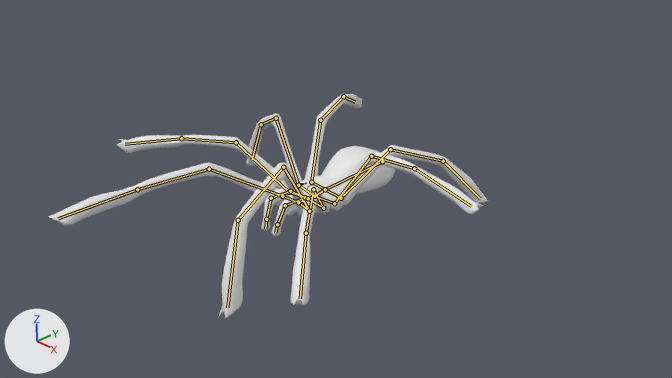
Renders of the Blender file FricaDeGaze/Assets/spider.blend from each side of a commit.
One viewpoint serves both versions: the file's camera 'Camera'. The axes (+X, +Y, +Z) are drawn at lower left. The lights are the same throughout. Both versions are drawn at frame 18 of the action 'SpiderAction'; the numbers are the values there. The bones that bend it are drawn over the model as lines.

The first picture shows 'trnt_body'.
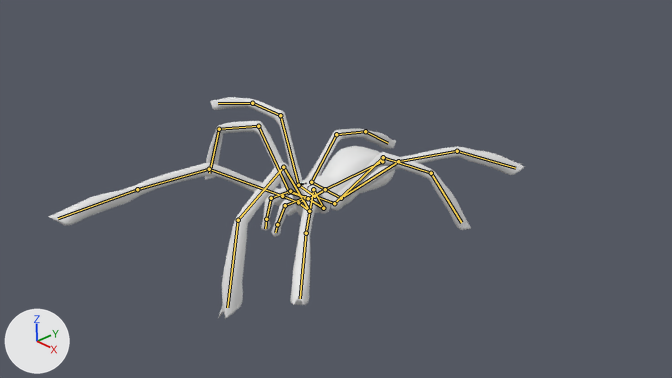
Scene script edits in JSON lines:
```json
{"block": "bone_llegupper1", "where": "bone_llegupper1 = bpy.data.objects['Spider'].pose.bones['LLegUpper1']  # child of 'LLegBase1'"}
{"op": "set", "path": "bone_llegupper1.rotation_quaternion", "old": "(1.0, 0.0, 0.0, 0.0)", "new": "(0.971, -0.102, -0.208, -0.059)", "note": "degrees (0, 0, 0) -> degrees (-11, -25, -5)"}
{"block": "bone_llegmiddle1", "where": "bone_llegmiddle1 = bpy.data.objects['Spider'].pose.bones['LLegMiddle1']  # child of 'LLegUpper1'"}
{"op": "set", "path": "bone_llegmiddle1.rotation_quaternion", "old": "(1.0, 0.0, 0.0, 0.0)", "new": "(0.935, 0.303, 0.107, 0.153)", "note": "degrees (0, 0, 0) -> degrees (37, 6, 21)"}
{"block": "bone_lleglower1", "where": "bone_lleglower1 = bpy.data.objects['Spider'].pose.bones['LLegLower1']  # child of 'LLegMiddle1'"}
{"op": "set", "path": "bone_lleglower1.rotation_quaternion", "old": "(1.0, 0.0, 0.0, 0.0)", "new": "(0.996, 0.004, -0.086, 0.017)", "note": "degrees (0, 0, 0) -> degrees (0, -10, 2)"}
{"block": "bone_rlegupper1", "where": "bone_rlegupper1 = bpy.data.objects['Spider'].pose.bones['RLegUpper1']  # child of 'RLegBase1'"}
{"op": "set", "path": "bone_rlegupper1.rotation_quaternion", "old": "(0.995, 0.085, -0.054, 0.004)", "new": "(0.978, -0.112, -0.1, -0.147)", "note": "degrees (10, -6, 0) -> degrees (-11, -13, -16)"}
{"block": "bone_rlegmiddle1", "where": "bone_rlegmiddle1 = bpy.data.objects['Spider'].pose.bones['RLegMiddle1']  # child of 'RLegUpper1'"}
{"op": "set", "path": "bone_rlegmiddle1.rotation_quaternion", "old": "(0.992, 0.111, 0.049, -0.017)", "new": "(0.987, 0.157, -0.008, -0.032)", "note": "degrees (13, 6, -1) -> degrees (18, 0, -4)"}
{"block": "bone_rleglower1", "where": "bone_rleglower1 = bpy.data.objects['Spider'].pose.bones['RLegLower1']  # child of 'RLegMiddle1'"}
{"op": "set", "path": "bone_rleglower1.rotation_quaternion", "old": "(0.999, 0.032, 0.006, 0.015)", "new": "(0.99, 0.111, -0.014, -0.091)", "note": "degrees (4, 1, 2) -> degrees (13, 0, -11)"}
{"block": "bone_llegupper2", "where": "bone_llegupper2 = bpy.data.objects['Spider'].pose.bones['LLegUpper2']  # child of 'LLegBase2'"}
{"op": "set", "path": "bone_llegupper2.rotation_quaternion", "old": "(1.0, 0.019, -0.002, 0.0)", "new": "(0.984, -0.056, 0.155, 0.069)", "note": "degrees (2, 0, 0) -> degrees (-5, 18, 7)"}
{"block": "bone_llegmiddle2", "where": "bone_llegmiddle2 = bpy.data.objects['Spider'].pose.bones['LLegMiddle2']  # child of 'LLegUpper2'"}
{"op": "set", "path": "bone_llegmiddle2.rotation_quaternion", "old": "(0.975, 0.212, 0.036, -0.046)", "new": "(0.992, 0.121, -0.02, 0.018)", "note": "degrees (24, 5, -4) -> degrees (14, -2, 2)"}
{"block": "bone_lleglower2", "where": "bone_lleglower2 = bpy.data.objects['Spider'].pose.bones['LLegLower2']  # child of 'LLegMiddle2'"}
{"op": "set", "path": "bone_lleglower2.rotation_quaternion", "old": "(0.989, -0.11, 0.036, -0.09)", "new": "(0.988, 0.079, -0.134, 0.016)", "note": "degrees (-13, 3, -11) -> degrees (9, -15, 1)"}
{"block": "bone_rlegupper2", "where": "bone_rlegupper2 = bpy.data.objects['Spider'].pose.bones['RLegUpper2']  # child of 'RLegBase2'"}
{"op": "set", "path": "bone_rlegupper2.rotation_quaternion", "old": "(1.0, 0.0, 0.0, 0.0)", "new": "(0.965, 0.122, 0.129, 0.084)", "note": "degrees (0, 0, 0) -> degrees (16, 14, 12)"}
{"block": "bone_rlegmiddle2", "where": "bone_rlegmiddle2 = bpy.data.objects['Spider'].pose.bones['RLegMiddle2']  # child of 'RLegUpper2'"}
{"op": "set", "path": "bone_rlegmiddle2.rotation_quaternion", "old": "(1.0, 0.0, 0.0, 0.0)", "new": "(0.992, 0.119, -0.009, -0.031)", "note": "degrees (0, 0, 0) -> degrees (14, -1, -4)"}
{"block": "bone_rleglower2", "where": "bone_rleglower2 = bpy.data.objects['Spider'].pose.bones['RLegLower2']  # child of 'RLegMiddle2'"}
{"op": "set", "path": "bone_rleglower2.rotation_quaternion", "old": "(1.0, 0.0, 0.0, 0.0)", "new": "(0.992, 0.11, -0.025, -0.049)", "note": "degrees (0, 0, 0) -> degrees (13, -2, -6)"}
{"block": "bone_rlegupper3", "where": "bone_rlegupper3 = bpy.data.objects['Spider'].pose.bones['RLegUpper3']  # child of 'RLegBase3'"}
{"op": "set", "path": "bone_rlegupper3.rotation_quaternion", "old": "(0.998, 0.029, -0.046, 0.024)", "new": "(0.961, -0.103, -0.198, 0.164)", "note": "degrees (3, -5, 3) -> degrees (-16, -20, 22)"}
{"block": "bone_rlegmiddle3", "where": "bone_rlegmiddle3 = bpy.data.objects['Spider'].pose.bones['RLegMiddle3']  # child of 'RLegUpper3'"}
{"op": "set", "path": "bone_rlegmiddle3.rotation_quaternion", "old": "(0.957, 0.24, -0.163, -0.007)", "new": "(0.965, -0.028, -0.26, 0.004)", "note": "degrees (29, -18, -6) -> degrees (-4, -30, 2)"}
{"block": "bone_rleglower3", "where": "bone_rleglower3 = bpy.data.objects['Spider'].pose.bones['RLegLower3']  # child of 'RLegMiddle3'"}
{"op": "set", "path": "bone_rleglower3.rotation_quaternion", "old": "(0.975, -0.21, -0.076, 0.024)", "new": "(0.921, 0.052, -0.309, -0.231)", "note": "degrees (-25, -8, 5) -> degrees (16, -33, -33)"}
```

Location of each change, (x1, y1, x2, y2) in pixels of the pictures (672 x 378 px):
```json
{"object": "trnt_body", "change": "posed", "before": [48, 94, 488, 319], "after": [48, 97, 524, 319], "on screen": "8% wider"}
{"bone": "LLegUpper1", "before": "(341, 198) to (390, 149)", "after": "(341, 198) to (398, 161)"}
{"bone": "LLegMiddle1", "before": "(390, 149) to (443, 161)", "after": "(398, 161) to (457, 151)"}
{"bone": "LLegLower1", "before": "(443, 161) to (480, 198)", "after": "(457, 151) to (515, 168)"}
{"bone": "RLegUpper1", "before": "(311, 182) to (320, 120)", "after": "(311, 182) to (336, 134)"}
{"bone": "RLegMiddle1", "before": "(320, 120) to (343, 96)", "after": "(336, 134) to (365, 131)"}
{"bone": "RLegLower1", "before": "(343, 96) to (355, 102)", "after": "(365, 131) to (388, 143)"}
{"bone": "LLegUpper2", "before": "(334, 203) to (371, 156)", "after": "(334, 203) to (383, 157)"}
{"bone": "LLegMiddle2", "before": "(371, 156) to (414, 168)", "after": "(383, 157) to (431, 173)"}
{"bone": "LLegLower2", "before": "(414, 168) to (471, 206)", "after": "(431, 173) to (461, 222)"}
{"bone": "RLegUpper2", "before": "(298, 185) to (276, 118)", "after": "(298, 185) to (280, 115)"}
{"bone": "RLegMiddle2", "before": "(276, 118) to (261, 124)", "after": "(280, 115) to (252, 103)"}
{"bone": "RLegLower2", "before": "(261, 124) to (252, 159)", "after": "(252, 103) to (218, 103)"}
{"bone": "RLegUpper3", "before": "(289, 192) to (236, 142)", "after": "(289, 192) to (258, 126)"}
{"bone": "RLegMiddle3", "before": "(236, 142) to (181, 138)", "after": "(258, 126) to (219, 129)"}
{"bone": "RLegLower3", "before": "(181, 138) to (125, 144)", "after": "(219, 129) to (209, 173)"}
```
